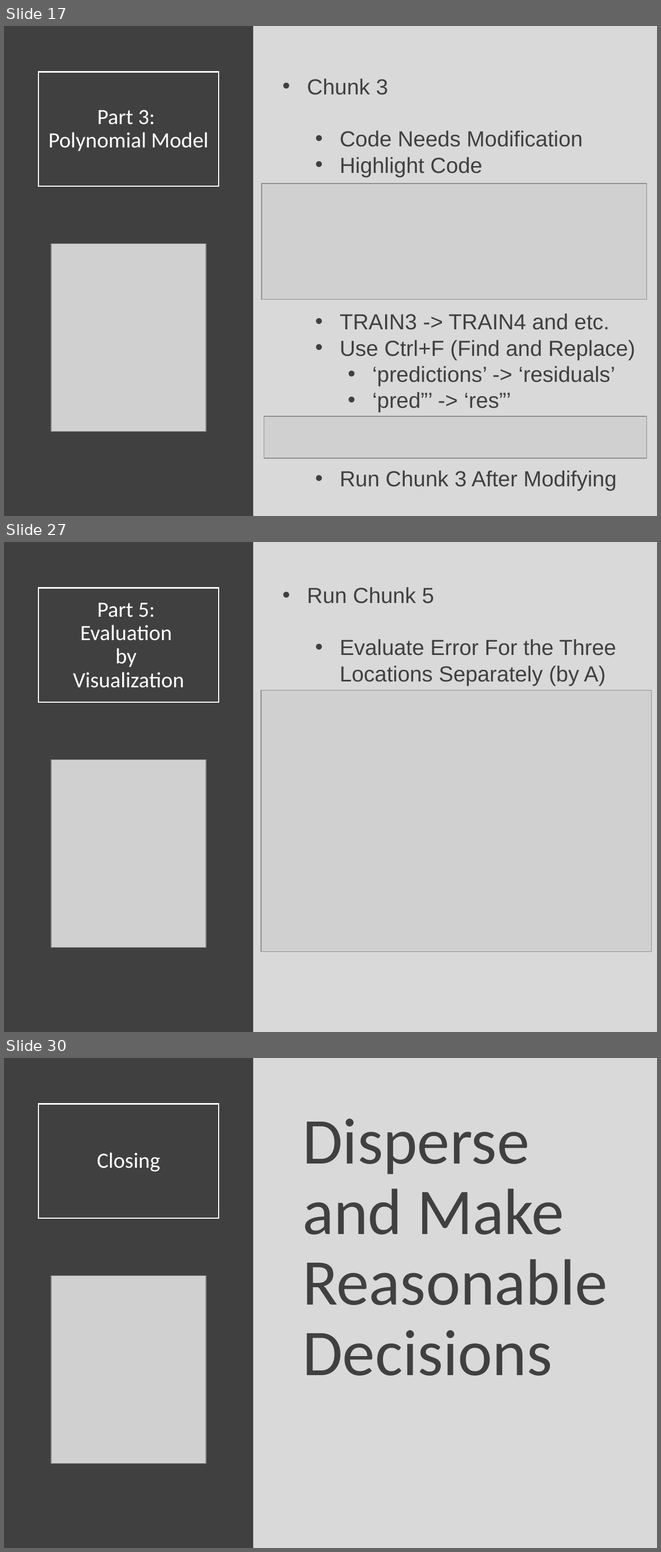
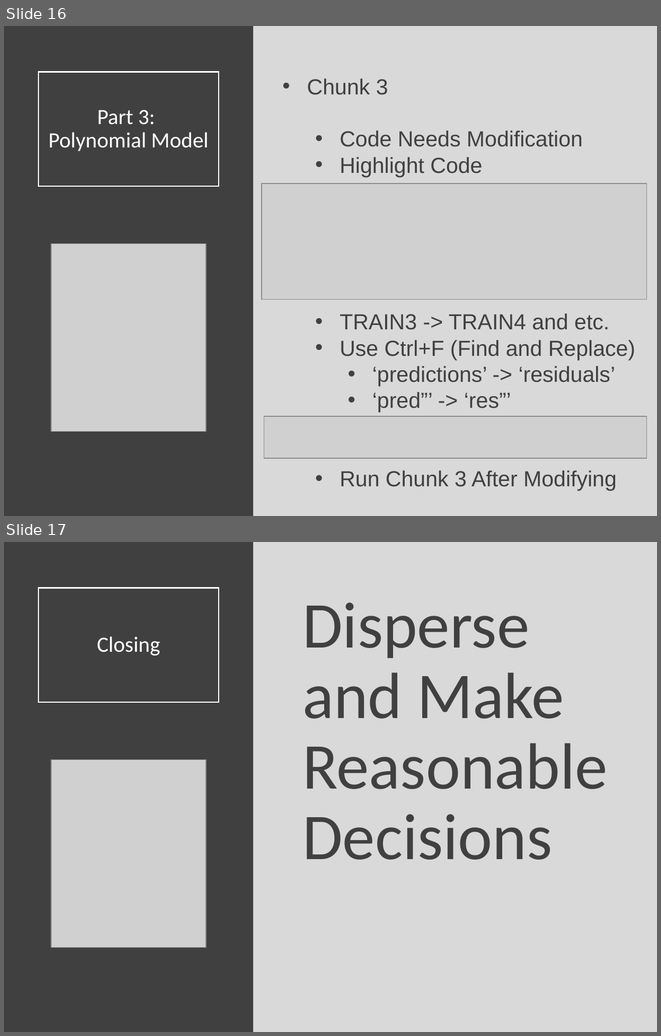
Before and after one commit to Yixf-Self/STOR320_WEBSITE, a slide deck: Lecture/Lecture 23/Lecture 23.pptx. Shown one above the other, each under a label of ours: slides 17, 27 and 30 before the commit, slides 16 and 17 after it; the slides between them are not shown. The pictures are 661x1552 and 661x1036 pixels, drawn with LibreOffice and Linux fonts; fonts in the diff are those of the drawing; grey boxes stand for pictures. Boxes give left, top, right and bottom in pixels: in the first picture for what was removed or moved away, otherwise in the second. Text is boxed around its words. In the diff, an @@ line names an element or a change of style, - is before the commit and + after.

```diff
--- a/Lecture/Lecture 23/Lecture 23.pptx
+++ b/Lecture/Lecture 23/Lecture 23.pptx
@@ slide 27 removed at box(4, 542, 657, 1032), background #D9D9D9 @@
@@ rectangle removed at box(4, 542, 254, 1032) @@
@@ title removed at box(38, 588, 219, 702) @@
-Part 5:
-Evaluation
-by
-Visualization
@@ text removed at box(307, 587, 616, 686) @@
-• Run Chunk 5
-  • Evaluate Error For the Three Locations Separately (by A)
@@ picture removed at box(261, 690, 652, 951) @@
@@ picture removed at box(51, 759, 206, 947) @@
@@ what was slide 17 is now slide 16 @@
@@ what was slide 30 is now slide 17 @@
```
Also in this commit, not shown: 1 slide changed, 12 other slides removed, 8 other files.
